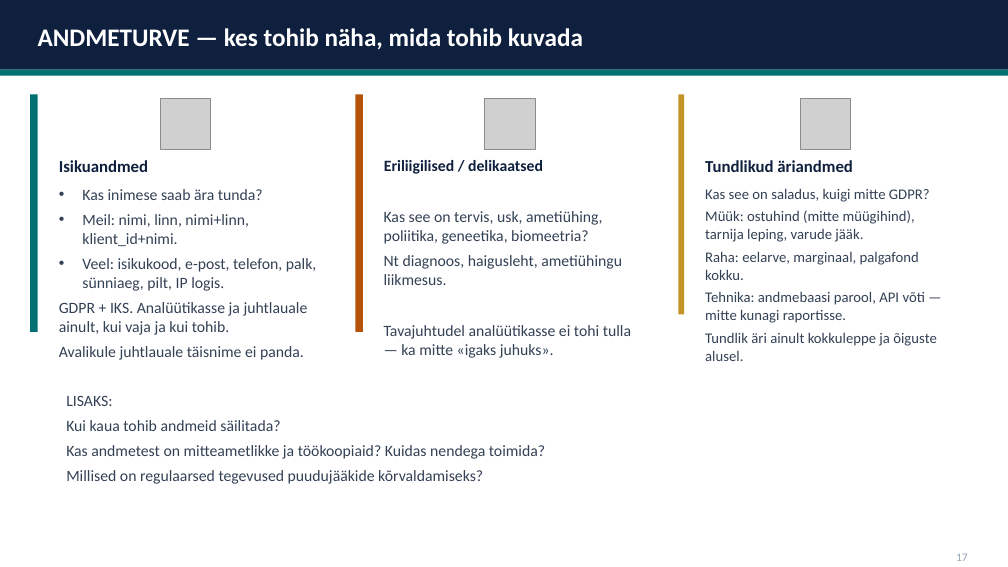
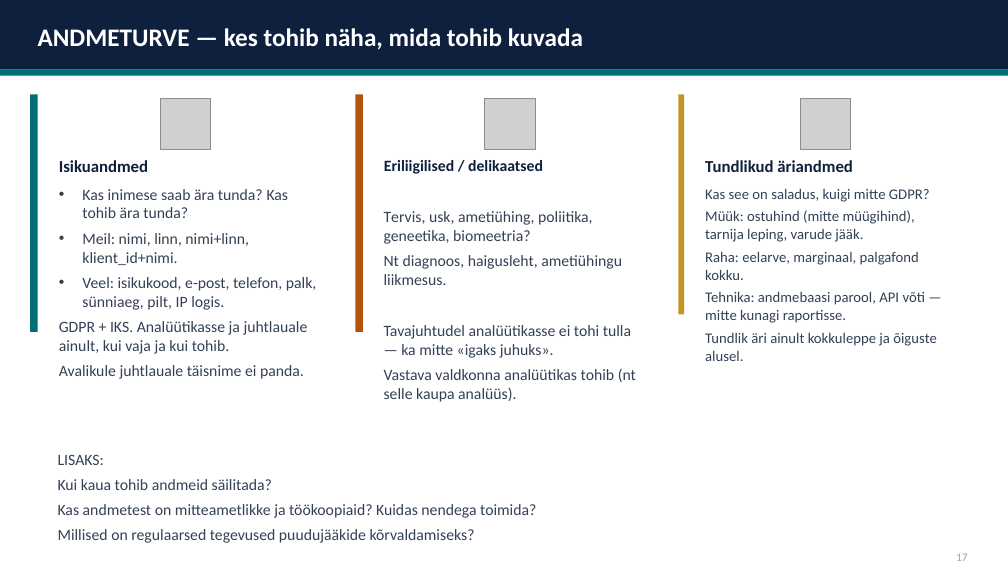
Before and after one commit to emilieabel/andmetarkus, a slide deck: slide 11 of Materjalid/Day10 Andmekaitse/10-paev-andmetarkus-esitlus.pptx. Drawn at 1008x567 pixels with LibreOffice and Linux fonts; fonts in the diff are those of the drawing; grey boxes stand for pictures. Boxes give left, top, right and bottom in pixels: in the first picture for what was removed or moved away, otherwise in the second. Text is boxed around its words. In the diff, an @@ line names an element or a change of style, - is before the commit and + after.

```diff
--- a/Materjalid/Day10 Andmekaitse/10-paev-andmetarkus-esitlus.pptx
+++ b/Materjalid/Day10 Andmekaitse/10-paev-andmetarkus-esitlus.pptx
@@ text at [82,189,289,218]: text changed @@
-• Kas inimese saab ära tunda?
+• Kas inimese saab ära tunda? Kas tohib ära tunda?
@@ text at [384,211,593,244]: text changed @@
-Kas see on tervis, usk, ametiühing, poliitika, geneetika, biomeetria?
+Tervis, usk, ametiühing, poliitika, geneetika, biomeetria?
@@ text at [384,369,636,402]: paragraph added @@
+Vastava valdkonna analüütikas tohib (nt selle kaupa analüüs).
@@ text "LISAKS:": place and size @@
-text "LISAKS:" at [66,396,545,484]
+text "LISAKS:" at [58,455,536,543]
```
Also in this commit, not shown: 12 other slides changed, 1 slide added, 1 slide removed, 1 other file.
